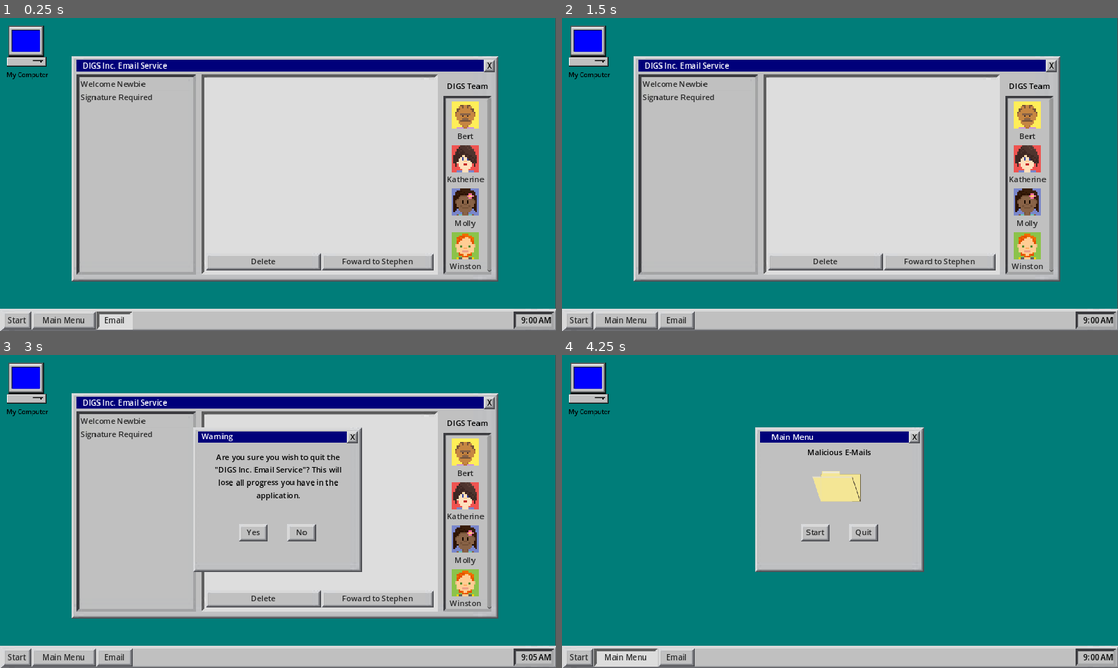
Above: before the commit, frames 1-4 (two rows, left to right).
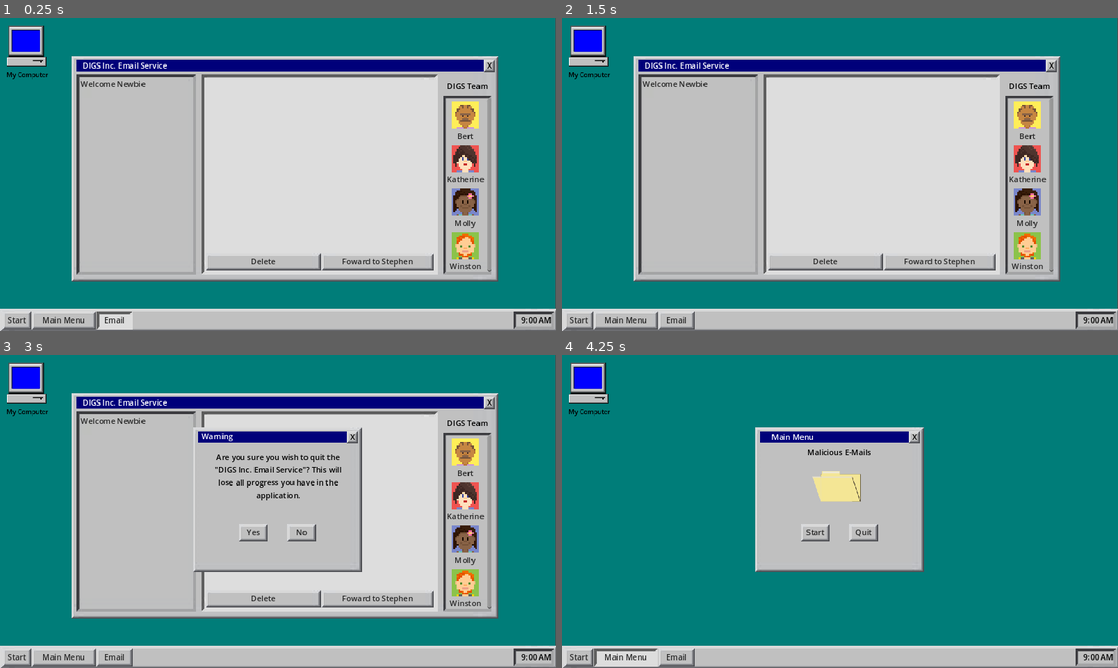
Above: after the commit, the same moments.

Repository: SeanGreeley/2025-Chillennium-Drury
Game: Godot game, scene res://scenes/GameMain.tscn
Two runs of this game, one before a commit and one after it. Both use one fixed random seed, a clock stepped at 60 frames per second and the inputs below. The project has no main scene, so this scene is started directly.
Inputs (mouse positions are in pixels of both pictures, inside the frame that each line leads up to):
- Up to frame 1 (0.25 s): no input
- Up to frame 2 (1.5 s): click "Email" at 0.5 s; click "Start" at 1.25 s
- Up to frame 3 (3 s): click "Start" at 2 s; click (489, 401) at 2.75 s
- Up to frame 4 (4.25 s): click "Yes" at 3.5 s

The runs differ from the first frame. In frame 1, 0.1% of the frame differs, in the area x 14-28%, y 24-27%; in frame 2, 0.1%; in frame 3, 0.1%, in the area x 14-97%, y 24-98%; in frame 4, nothing differs.

Commit message:
Email System officially works!

Diff:
--- a/scenes/GameMain.tscn
+++ b/scenes/GameMain.tscn
@@ -52,13 +52,14 @@
 text = "My Computer"
 metadata/_edit_use_anchors_ = true
 
-[node name="Email" type="Panel" parent="."]
+[node name="Email" type="Panel" parent="." node_paths=PackedStringArray("thing")]
 layout_mode = 0
 offset_left = 148.0
 offset_top = 79.0
 offset_right = 1033.0
 offset_bottom = 546.0
 script = ExtResource("1_3swdg")
+thing = NodePath("../Panel3/Label")
 
 [node name="ColorRect" type="ColorRect" parent="Email"]
 layout_mode = 0
@@ -299,7 +300,7 @@
 stream = ExtResource("7_bamp3")
 
 [node name="Timer" type="Timer" parent="."]
-wait_time = 2.0
+wait_time = 3.0
 autostart = true
 
 [connection signal="pressed" from="Email/ColorRect/Button3" to="Warning" method="_on_button_pressed"]
@@ -308,4 +309,5 @@
 [connection signal="pressed" from="Panel3/Button" to="Warning" method="_on_button_pressed"]
 [connection signal="pressed" from="Warning/QuitButton" to="Warning" method="_on_button_pressed_inside"]
 [connection signal="pressed" from="Warning/ColorRect/Button3" to="Warning" method="_on_button_pressed_inside"]
+[connection signal="timeout" from="Timer" to="Email" method="_on_timer_timeout"]
 [connection signal="timeout" from="Timer" to="Panel3/Label" method="_on_timer_timeout"]
--- a/scripts/EmailController.gd
+++ b/scripts/EmailController.gd
@@ -1,7 +1,8 @@
 extends Control
 var mail = Global.emails
 var mailSize = Global.emailSize - 1
-var random_key = mail.keys()[randi() % mailSize + 1]
+var gottenMail = []
+@export var thing: Label;
 var employees = {
 	"Bert":"res://assets/companyAvatars/bert.png",
 	"Katherine":"res://assets/companyAvatars/katherine.png",
@@ -16,12 +17,7 @@
 		var currEmp = (employees.keys()[empNum])
 		$EmployeeList.add_item(currEmp, load(employees[currEmp]))
 	$ItemList.add_item(mail.keys()[0])
-	$ItemList.add_item(random_key)
-
-
-# Called every frame. 'delta' is the elapsed time since the previous frame.
-func _process(_delta: float) -> void:
-	pass
+	#$ItemList.add_item(random_key)
 
 func _openMail(index, _vector2, _mouse_index):
 	$ClickSound.play()
@@ -51,3 +47,15 @@
 
 func _on_forward_button_pressed():
 	delete_by_subject(Global.currentSubject)
+
+func _on_timer_timeout() -> void:
+	if (thing.currTime != 4 or thing.currTime != 5):
+		var random_key = (randi() % mailSize + 1)
+		var randEmail = randi() % 12
+		if (randEmail < 4):
+			while random_key in gottenMail:
+				if gottenMail.size() >= mailSize:
+					return
+				random_key = (randi() % mailSize + 1)
+			gottenMail.append(random_key)
+			$ItemList.add_item(mail.keys()[random_key])
--- a/scripts/clock.gd
+++ b/scripts/clock.gd
@@ -1,11 +1,10 @@
 extends Label
 
-var currTime = 9
+@export var currTime = 9
 var times = [10, 11, 12, 1, 2, 3, 4, 5]
 var noon = "AM"
 var timeloops = 0
 var pos = 0
-
 # Called when the node enters the scene tree for the first time.
 func _ready() -> void:
 	text = "%d:%02d AM" % [(currTime), (timeloops)]
